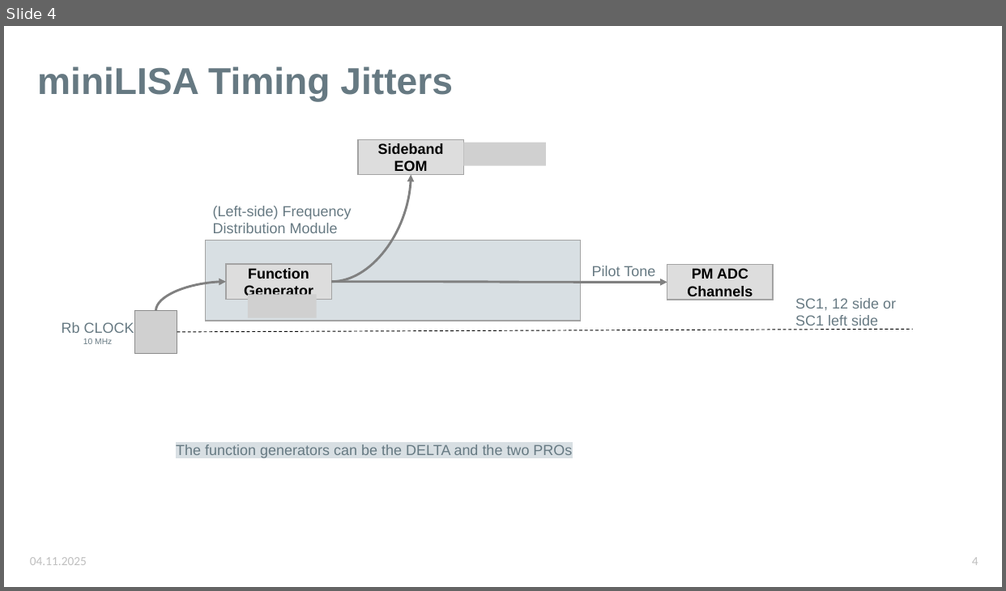
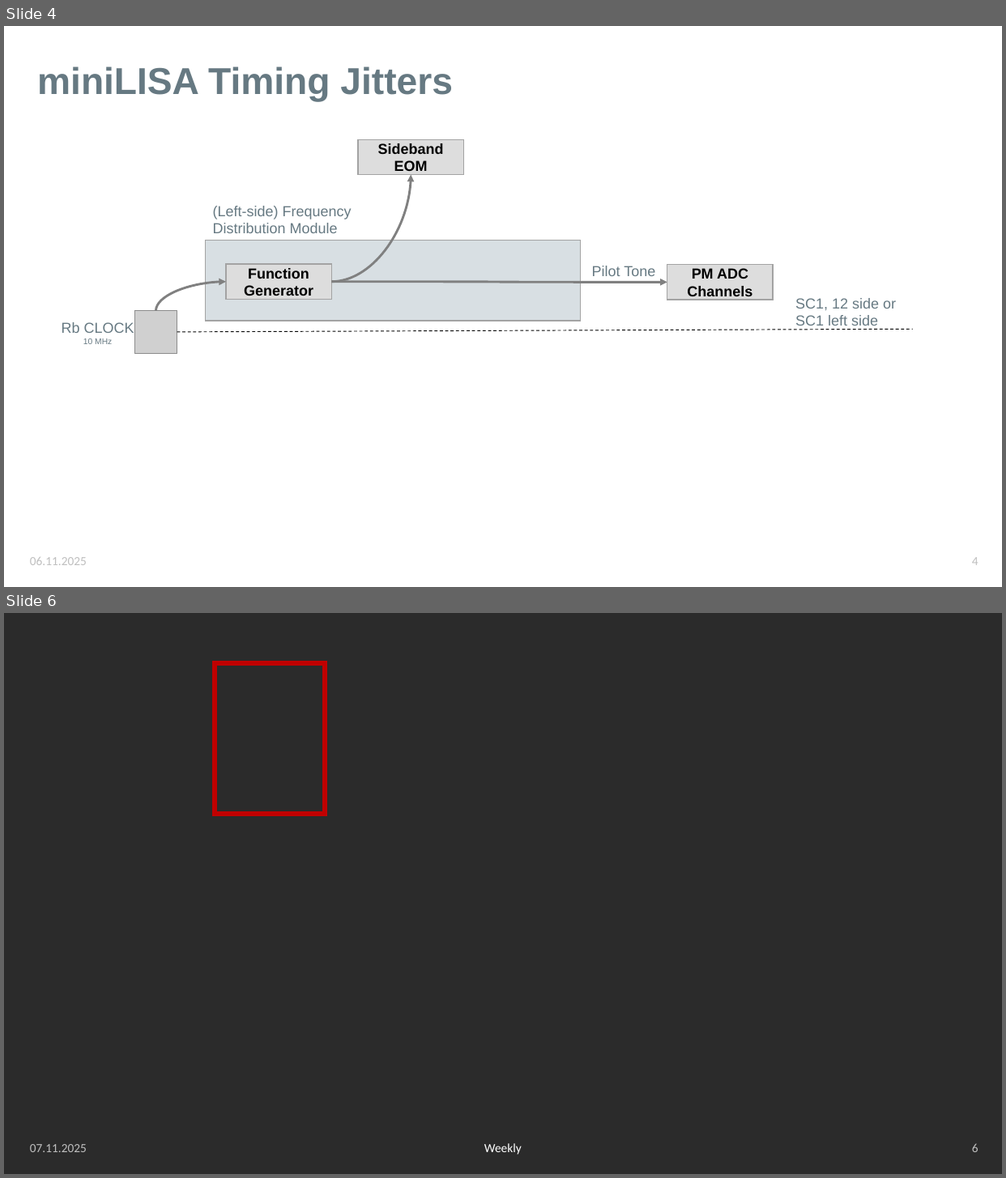
Before and after one commit to karinkruuse/Esitlused, a slide deck: frequency distribution.pptx. Shown one above the other, each under a label of ours: slide 4 before the commit, slides 4 and 6 after it; the slides between them are not shown. The pictures are 1006x591 and 1006x1178 pixels, drawn with LibreOffice and Linux fonts; fonts in the diff are those of the drawing; grey boxes stand for pictures; background and template pictures are left out; a plain dark background stands for a picture behind light text. Boxes give left, top, right and bottom in pixels: in the first picture for what was removed or moved away, otherwise in the second. Text is boxed around its words. In the diff, an @@ line names an element or a change of style, - is before the commit and + after.

```diff
--- a/frequency distribution.pptx
+++ b/frequency distribution.pptx
@@ slide 6 added at bbox=[4, 613, 1002, 1174], background picture (left out) @@
@@ rectangle added at bbox=[215, 663, 325, 814], outline #C00000 4.5 pt @@
@@ text added at bbox=[30, 1144, 87, 1152], 12 pt, text #BFBFBF @@
+07.11.2025
@@ text added at bbox=[484, 1144, 522, 1155], 12 pt, text #FFFFFF @@
+Weekly
@@ page number added at bbox=[972, 1144, 978, 1152], 12 pt, text #BFBFBF @@
+6
@@ slide 4 changed as well @@
@@ picture removed at bbox=[463, 142, 546, 166] @@
@@ picture removed at bbox=[248, 295, 317, 318] @@
@@ text removed at bbox=[176, 445, 572, 459] @@
-The function generators can be the DELTA and the two PROs
@@ text at bbox=[30, 557, 87, 565]: text changed @@
-04.11.2025
+06.11.2025
```
Also in this commit, not shown: 4 other slides changed, 3 other slides added, 3 other files.
